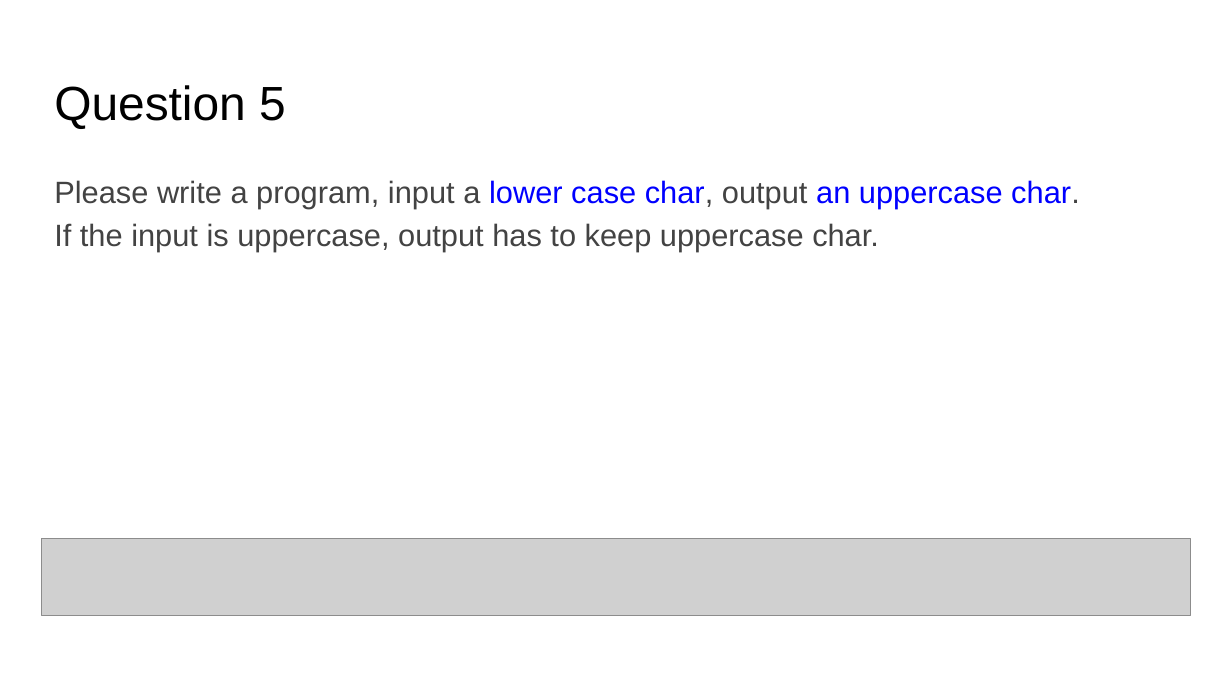
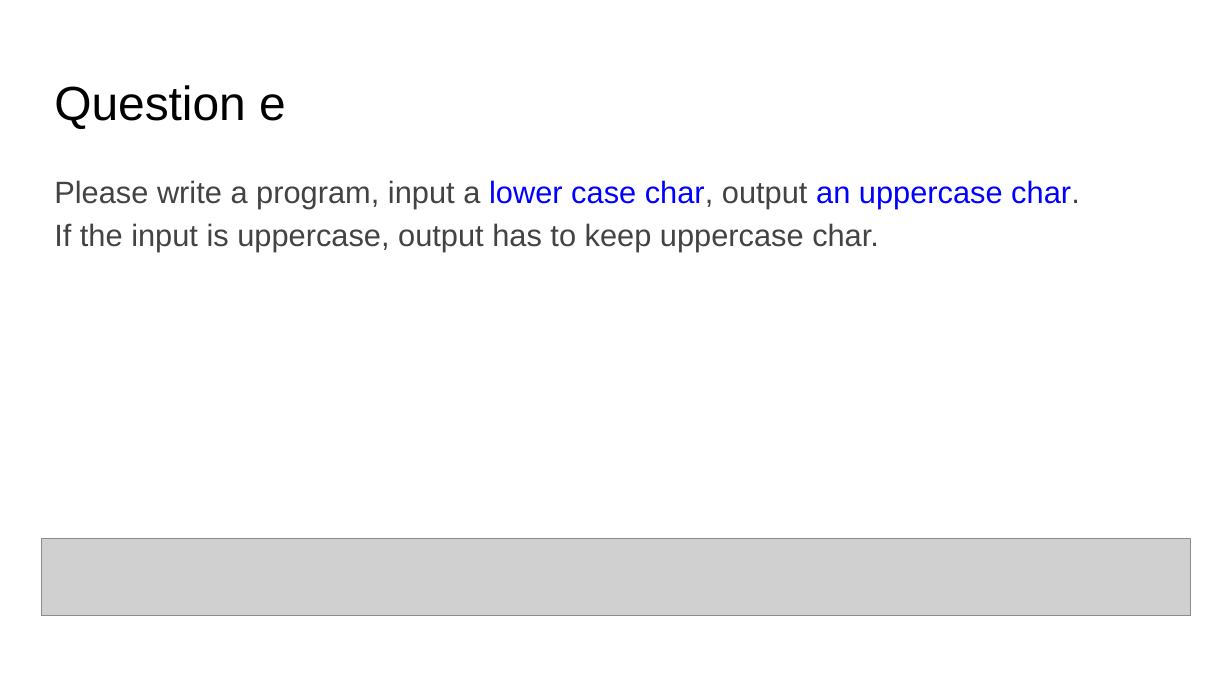
Before and after one commit to TheLurkingCat/Introduction-to-Computers-and-Programming, a slide deck: slide 6 of hw2/HW2.pptx. Drawn at 1232x693 pixels with LibreOffice and Linux fonts; fonts in the diff are those of the drawing; grey boxes stand for pictures. Boxes give left, top, right and bottom in pixels: in the first picture for what was removed or moved away, otherwise in the second. Text is boxed around its words. In the diff, an @@ line names an element or a change of style, - is before the commit and + after.

```diff
--- a/hw2/HW2.pptx
+++ b/hw2/HW2.pptx
@@ title at [54, 85, 286, 129]: text changed @@
-Question 5
+Question e
```
Also in this commit, not shown: 5 other slides changed, 12 other files.
